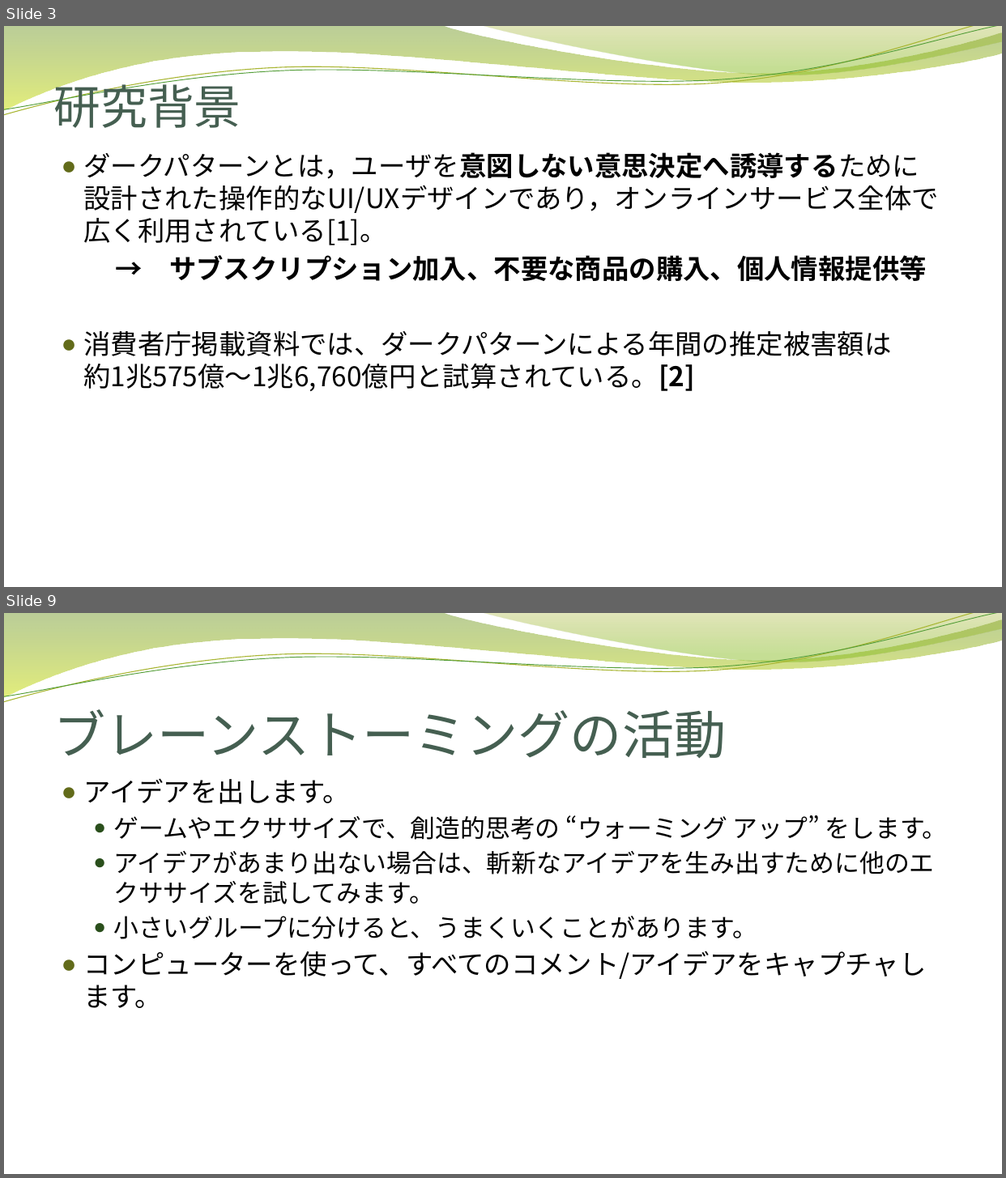
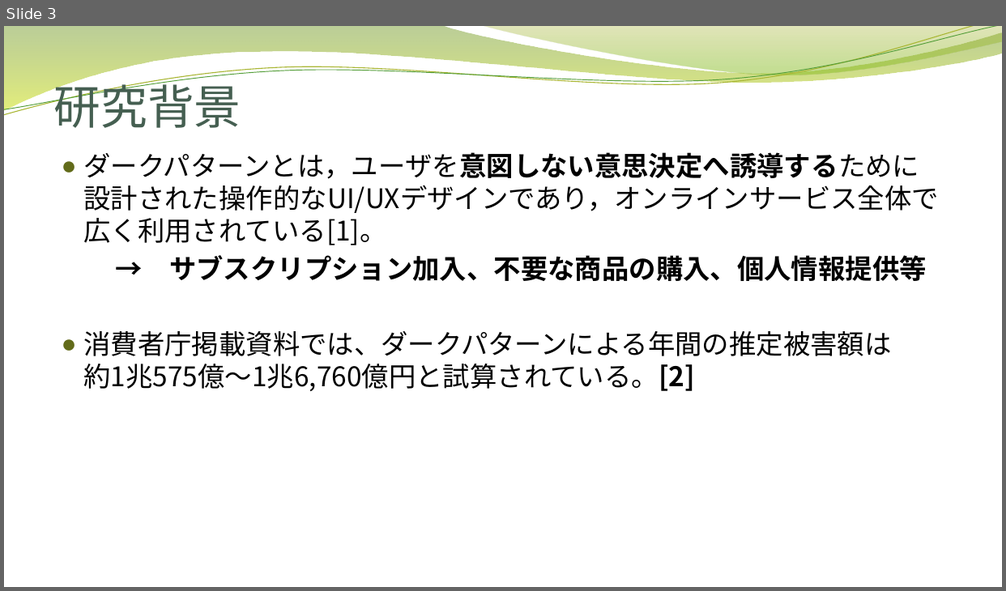
Before and after one commit to nishinekoma/graduate-school, a slide deck: 自身の研究/大学院での研究/修士論文進捗発表.pptx. Shown one above the other, each under a label of ours: slides 3 and 9 before the commit, slide 3 after it; the slides between them are not shown. The pictures are 1006x1178 and 1006x591 pixels, drawn with LibreOffice and Linux fonts; fonts in the diff are those of the drawing; background and template pictures are left out. Boxes give left, top, right and bottom in pixels: in the first picture for what was removed or moved away, otherwise in the second. Text is boxed around its words. In the diff, an @@ line names an element or a change of style, - is before the commit and + after.

```diff
--- a/自身の研究/大学院での研究/修士論文進捗発表.pptx
+++ b/自身の研究/大学院での研究/修士論文進捗発表.pptx
@@ slide 9 removed at bbox=[4, 613, 1002, 1174], background picture (left out); not listed: 4 template elements that a slide beside it also shows @@
@@ title removed at bbox=[54, 709, 727, 758] @@
-ブレーンストーミングの活動
@@ text removed at bbox=[83, 778, 948, 1008] @@
-● アイデアを出します。
-  ● ゲームやエクササイズで、創造的思考の “ウォーミング アップ” をします。
-  ● アイデアがあまり出ない場合は、斬新なアイデアを生み出すために他のエクササイズを試してみます。
-  ● 小さいグループに分けると、うまくいくことがあります。
-● コンピューターを使って、すべてのコメント/アイデアをキャプチャします。
```
Also in this commit, not shown: 3 slides changed, 2 slides added, 4 other slides removed.
